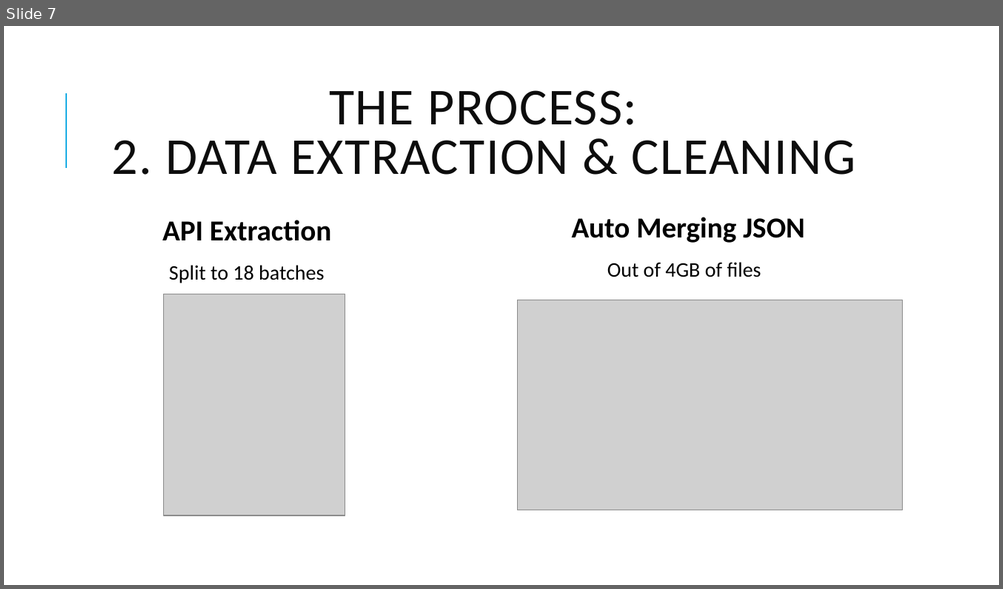
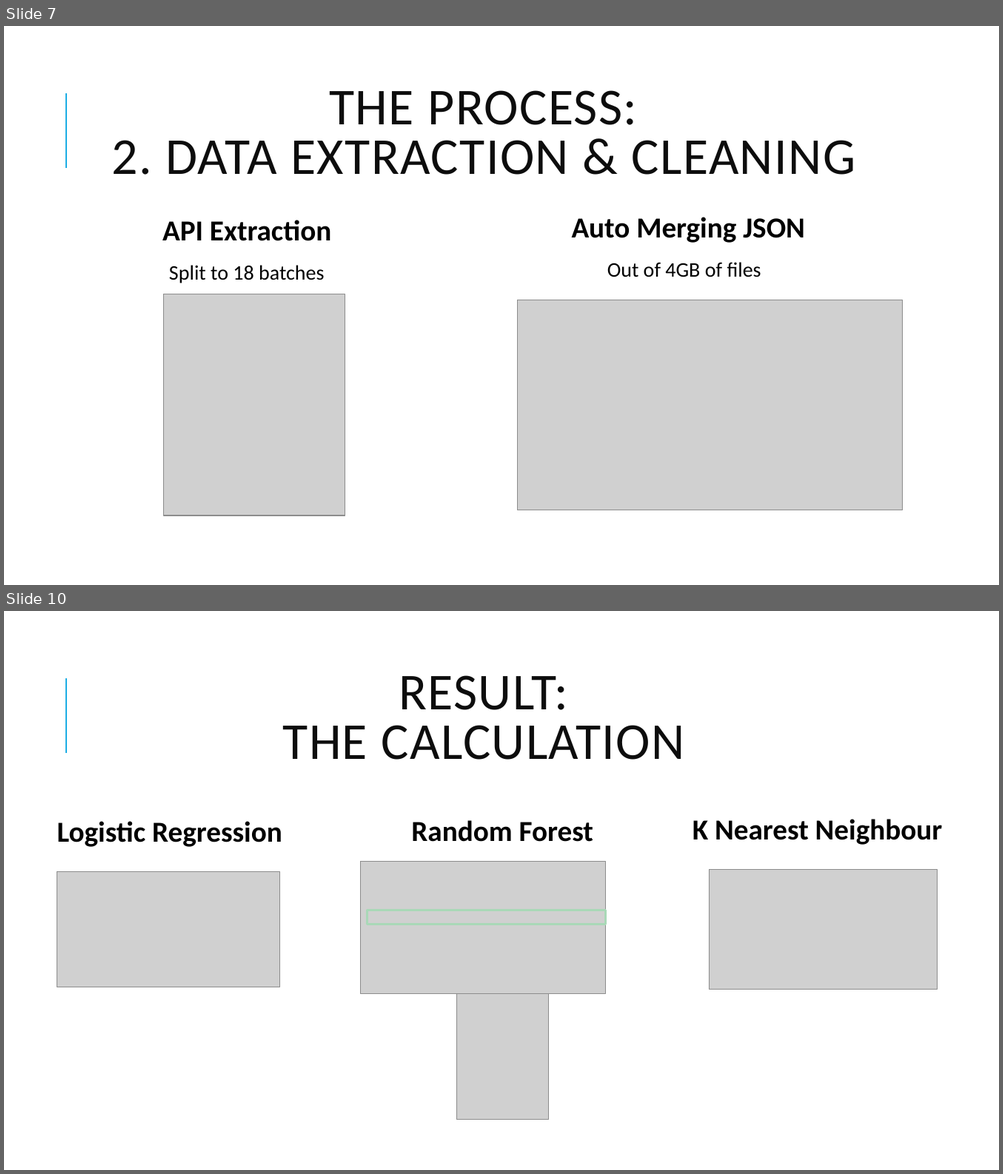
Before and after one commit to sigkarmoil/Clinical_Trial_Machine_Learning, a slide deck: Resources/Clinical Trial.pptx. Shown one above the other, each under a label of ours: slide 7 before the commit, slides 7 and 10 after it; the slides between them are not shown. The pictures are 1003x589 and 1003x1174 pixels, drawn with LibreOffice and Linux fonts; fonts in the diff are those of the drawing; grey boxes stand for pictures. Boxes give left, top, right and bottom in pixels: in the first picture for what was removed or moved away, otherwise in the second. Text is boxed around its words. In the diff, an @@ line names an element or a change of style, - is before the commit and + after.

```diff
--- a/Resources/Clinical Trial.pptx
+++ b/Resources/Clinical Trial.pptx
@@ slide 10 added at [4, 611, 999, 1170], background #FFFFFF; not listed: 1 template element that a slide beside it also shows @@
@@ title added at [283, 675, 685, 760], 50 pt, text #0D0D0D @@
+RESULT:
+THE CALCULATION
@@ text added at [57, 821, 282, 847], 28 pt, text #000000, bold @@
+  Logistic Regression
@@ text added at [411, 820, 593, 842], 28 pt, text #000000, bold @@
+  Random Forest
@@ text added at [692, 819, 942, 845], 28 pt, text #000000, bold @@
+  K Nearest Neighbour
@@ picture added at [57, 872, 279, 988] @@
@@ picture added at [360, 862, 606, 994] @@
@@ picture added at [709, 870, 937, 989] @@
@@ rectangle added at [367, 911, 606, 925], outline #A9D8B7 2.25 pt @@
@@ picture added at [457, 994, 549, 1120] @@
```
Also in this commit, not shown: 3 slides changed, 4 other slides added, 1 slide removed.
